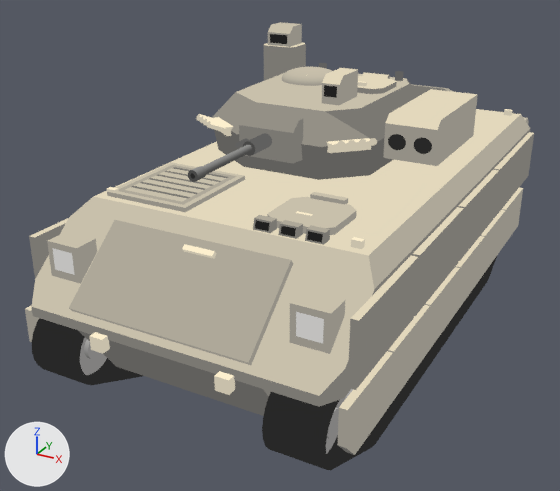
A saved change to the glTF model ArtSource/M3A3BradleyScratch/output/vehicle.glb.
Before and after are seen from a 50 mm camera at (3.64, -7.88, 4.67) aimed at (-0.36, -0.61, 1.03). The axes (+X, +Y, +Z) are drawn at lower left. The lights are the same throughout. The first picture is the older version. Where no turn or scale is listed for an object, it has been applied to the vertices. Vertices at exactly the same position are counted once.

Objects in the first picture: 'civ_head civ_head', 'driver_hatch driver_hatch', 'engine_grille engine_grille', 'gun_barrel gun_barrel', 'gun_shroud gun_shroud', 'gunner_hatch gunner_hatch', 'headlight_l headlight_l', 'hull hull', 'isu_sight isu_sight', 'mantlet mantlet', 'side_armor_l side_armor_l', 'skirt_l_01 skirt_l_01', 'sprocket_l sprocket_l', 'sprocket_r sprocket_r', 'tow_launcher tow_launcher', 'track_l track_l', 'track_r track_r', 'trim_vane trim_vane', 'turret turret' and 26 more.
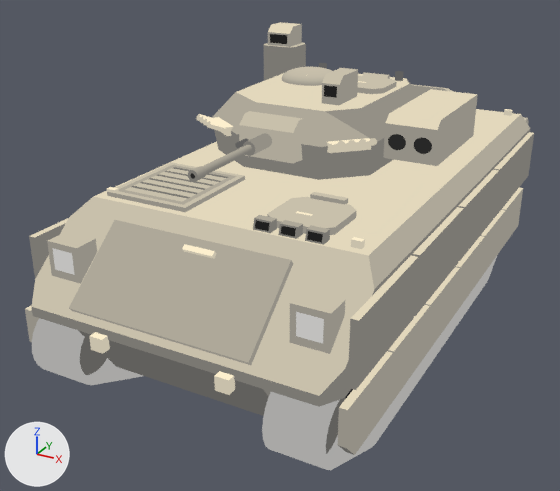
Edits to the bpy script that builds the scene:
```text
Add mat_fixed_169_168_166:
    mat_fixed_169_168_166 = bpy.data.materials.new('Fixed 169,168,166')
    # nodes: BsdfTransparent, Emission, LightPath, MixShader, OutputMaterial
    # colours: grey #a9a8a6
Change me_track_l:
    where me_track_l.from_pydata(...)  # 116 vertices, 348 faces; spans x 1.01..1.55, y -3.39..2.69, z -0.01..1.1
    remove me_track_l.materials.append(mat_fixed_40_40_40)
    add me_track_l.materials.append(mat_fixed_169_168_166)
Change me_sprocket_l:
    remove me_sprocket_l.from_pydata(...)  # 72 vertices, 136 faces; spans x 1.06..1.48, y -3.317..-2.723, z 0.438..1.032
    add me_sprocket_l.from_pydata(...)  # 72 vertices, 88 faces; spans x 1.06..1.48, y -3.317..-2.723, z 0.438..1.032
    me_sprocket_l part 1: 88 faces spanning x 1.06..1.48, y -3.317..-2.723, z 0.438..1.032 switch from mat_sprocket_l_smooth_fixed_gradient to mat_fixed_97_96_93
    edits to the shape of me_sprocket_l do not show in these pictures
Change me_track_r:
    where me_track_r.from_pydata(...)  # 116 vertices, 348 faces; spans x -1.55..-1.01, y -3.39..2.69, z -0.01..1.1
    remove me_track_r.materials.append(mat_fixed_40_40_40)
    add me_track_r.materials.append(mat_fixed_169_168_166)
Change me_sprocket_r:
    remove me_sprocket_r.from_pydata(...)  # 72 vertices, 136 faces; spans x -1.48..-1.06, y -3.317..-2.723, z 0.438..1.032
    add me_sprocket_r.from_pydata(...)  # 72 vertices, 88 faces; spans x -1.48..-1.06, y -3.317..-2.723, z 0.438..1.032
    me_sprocket_r part 2: 88 faces spanning x -1.48..-1.06, y -3.317..-2.723, z 0.438..1.032 switch from mat_sprocket_r_smooth_fixed_gradient to mat_fixed_97_96_93
    edits to the shape of me_sprocket_r do not show in these pictures
Change me_civ_head:
    where me_civ_head.from_pydata(...)  # 10 vertices, 16 faces; spans x -1.398..-1.076, y 0.955..1.276, z 3.02..3.26
    me_civ_head part 3: all 4 faces that had it switch from mat_fixed_200_192_171 to mat_fixed_227_216_188
Change me_gun_barrel:
    where me_gun_barrel.from_pydata(...)  # 64 vertices, 120 faces; spans x -0.29..-0.182, y -2.45..-1.454, z 2.386..2.494
    me_gun_barrel part 4: 100 faces centred in x -0.29..-0.182, y -2.45..-1.454, z 2.386..2.491 are repainted in the vertex colours; the middle colour goes from dark grey #484847 to grey #7a7872
    me_gun_barrel part 5: 20 faces centred in x -0.277..-0.195, y -2.403..-1.746, z 2.467..2.494 are repainted in the vertex colours; the middle colour goes from grey #848482 to grey #a5a093
Change me_gun_shroud:
    where me_gun_shroud.from_pydata(...)  # 32 vertices, 60 faces; spans x -0.31..-0.162, y -1.474..-1.125, z 2.366..2.514
    me_gun_shroud part 6: all 32 faces that had it switch from mat_fixed_96_96_95 to mat_fixed_148_144_134
    me_gun_shroud part 7: all 28 faces that had it switch from mat_fixed_72_72_71 to mat_fixed_122_120_114
Change me_mantlet:
    where me_mantlet.from_pydata(...)  # 10 vertices, 16 faces; spans x -0.556..0.084, y -1.135..-0.914, z 2.22..2.66
    me_mantlet part 8: all 12 faces that had it switch from mat_fixed_122_120_114 to mat_fixed_174_168_153
    me_mantlet part 9: all 4 faces that had it switch from mat_fixed_148_144_134 to mat_fixed_200_192_171
Change me_gunner_hatch:
    where me_gunner_hatch.from_pydata(...)  # 36 vertices, 64 faces; spans x -0.19..0.431, y 0.287..0.97, z 2.69..2.8
    me_gunner_hatch part 10: all 46 faces that had it switch from mat_fixed_122_120_114 to mat_fixed_148_144_134
    me_gunner_hatch part 11: all 18 faces that had it switch from mat_fixed_227_216_188 to mat_fixed_200_192_171
Change me_isu_sight:
    where me_isu_sight.from_pydata(...)  # 10 vertices, 16 faces; spans x 0.029..0.235, y -0.38..0.104, z 2.69..3.0
    me_isu_sight part 12: all 4 faces that had it switch from mat_fixed_227_216_188 to mat_fixed_200_192_171
Change me_turret:
    where me_turret.from_pydata(...)  # 24 vertices, 44 faces; spans x -1.37..0.79, y -0.95..1.44, z 2.02..2.7
    remove me_turret.materials.append(mat_fixed_73_72_70)
    me_turret part 13: all 16 faces that had it switch from mat_fixed_97_96_93 to mat_fixed_122_120_114
    me_turret part 14: all 9 faces that had it switch from mat_fixed_122_120_114 to mat_fixed_148_144_134
    me_turret part 15: all 7 faces that had it switch from mat_fixed_148_144_134 to mat_fixed_174_168_153
    me_turret part 16: all 6 faces that had it switch from mat_fixed_200_192_171 to mat_fixed_227_216_188
```

Changed parts and their boxes [x1, y1, x2, y2] in the pictures (560 x 491 px):
'track_l track_l', recoloured
    both: [262, 256, 497, 470]
'track_r track_r', recoloured (lighter)
    both: [32, 318, 143, 385]
part 1 of me_sprocket_l, recoloured (darker)
    both: [326, 398, 345, 454]
part 2 of me_sprocket_r, recoloured (darker)
    both: [80, 338, 107, 375]
part 3 of me_civ_head, recoloured
    both: [268, 22, 300, 34]
part 4 of me_gun_barrel, recoloured (dark grey to grey)
    both: [188, 147, 252, 182]
part 5 of me_gun_barrel, recoloured
    both: [192, 145, 251, 173]
part 6 of me_gun_shroud, recoloured (lighter)
    both: [246, 133, 272, 155]
part 7 of me_gun_shroud, recoloured
    both: [242, 141, 255, 156]
part 8 of me_mantlet, recoloured (lighter)
    both: [239, 119, 303, 163]
part 9 of me_mantlet, recoloured (lighter)
    both: [239, 111, 303, 133]
part 10 of me_gunner_hatch, recoloured
    both: [357, 75, 397, 94]
part 11 of me_gunner_hatch, recoloured
    both: [358, 72, 397, 89]
part 12 of me_isu_sight, recoloured
    both: [322, 68, 358, 85]
part 13 of me_turret, recoloured
    both: [214, 129, 394, 180]
part 14 of me_turret, recoloured
    both: [325, 80, 420, 142]
part 15 of me_turret, recoloured
    both: [212, 92, 370, 147]
part 16 of me_turret, recoloured
    both: [237, 73, 409, 111]
